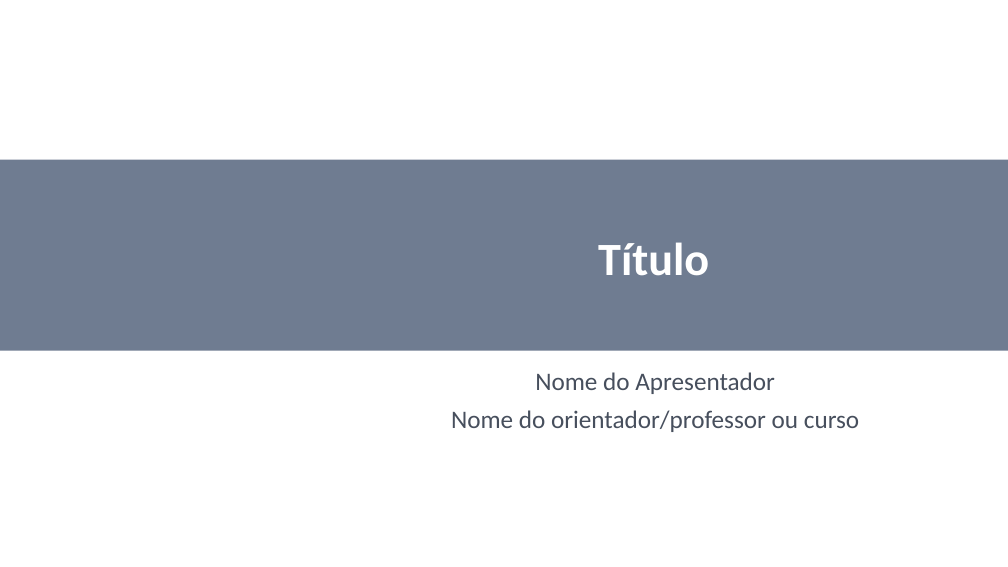
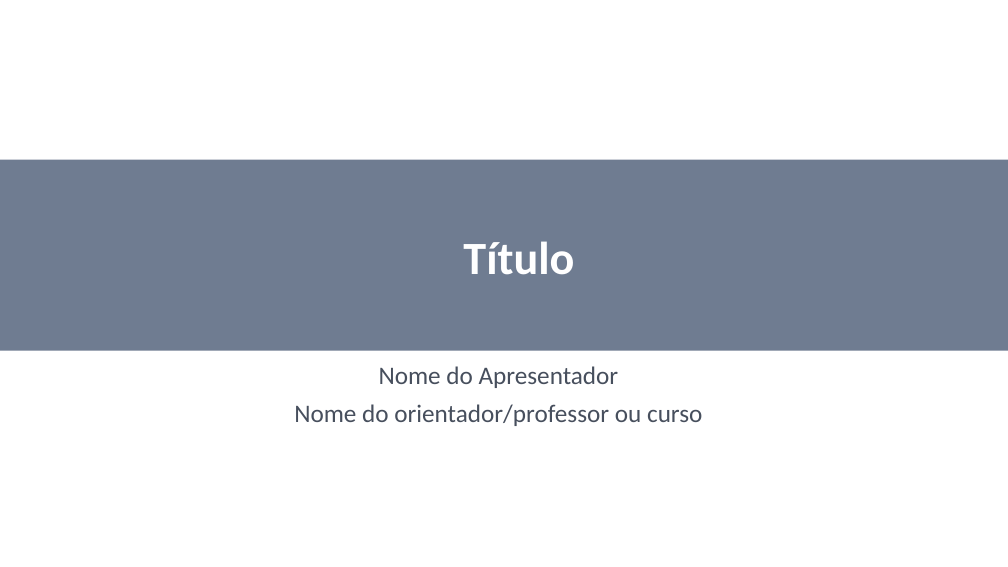
Before and after one commit to xexeo/DicasSlidesAcademicos, a slide deck: slide 1 of Slides/sugestaoslideline.pptx. Drawn at 1008x567 pixels with LibreOffice and Linux fonts; fonts in the diff are those of the drawing; background and template pictures are left out. Boxes give left, top, right and bottom in pixels: in the first picture for what was removed or moved away, otherwise in the second. Text is boxed around its words. In the diff, an @@ line names an element or a change of style, - is before the commit and + after.

```diff
--- a/Slides/sugestaoslideline.pptx
+++ b/Slides/sugestaoslideline.pptx
@@ title "Título": place and size @@
-title "Título" at (598,242,709,276)
+title "Título" at (463,241,574,275)
@@ subtitle "Nome do Apresentador": place and size @@
-subtitle "Nome do Apresentador" at (451,372,859,432)
+subtitle "Nome do Apresentador" at (294,366,702,426)
```
Also in this commit, not shown: 1 other slide changed.
